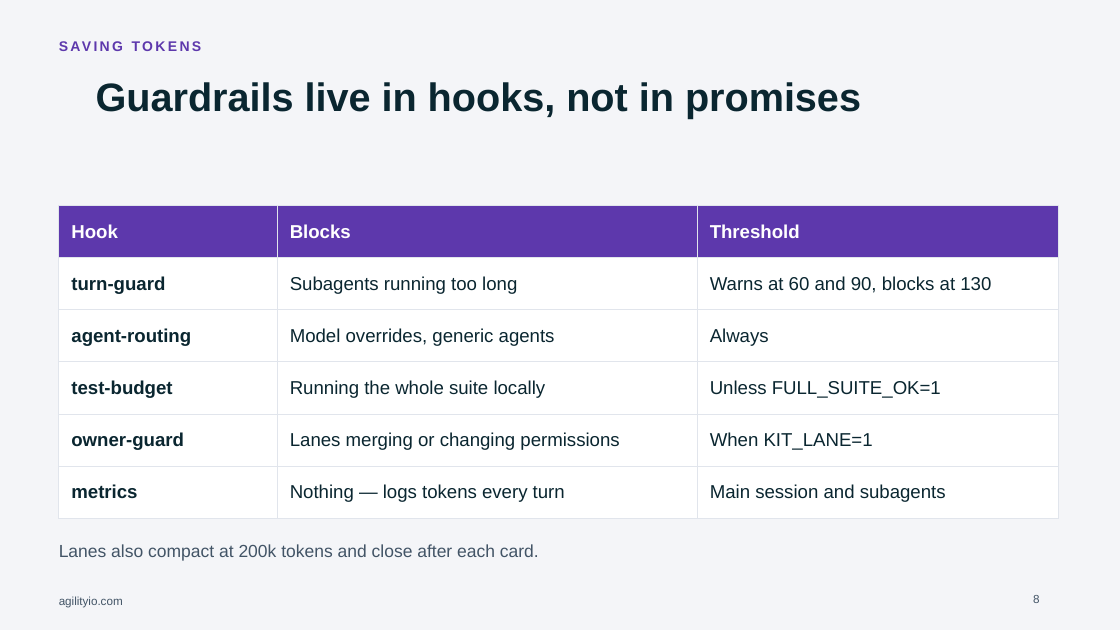
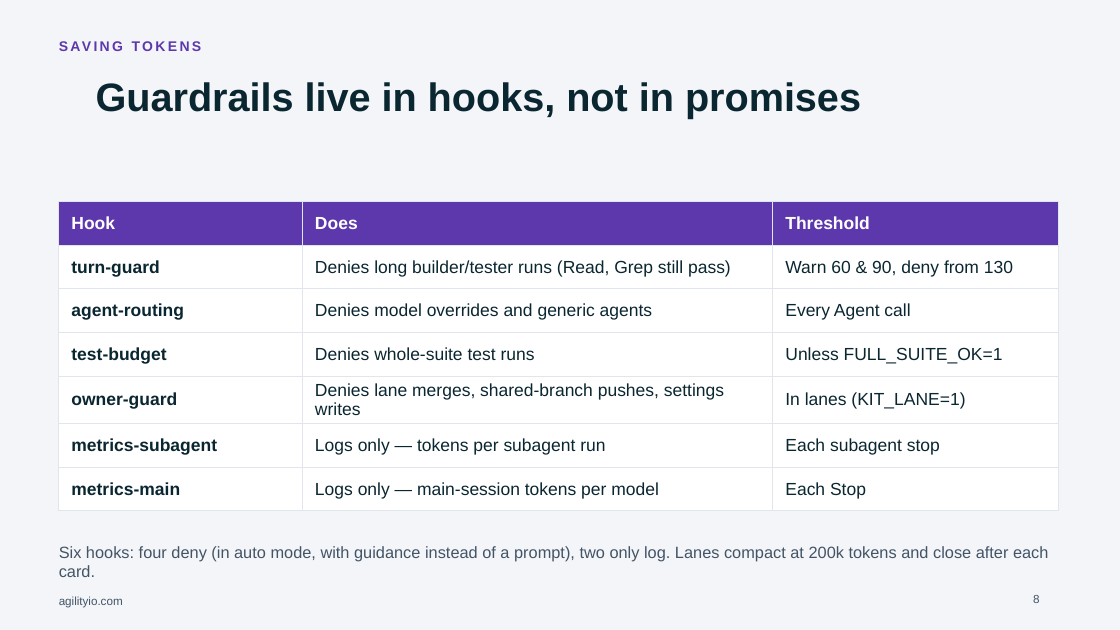
Before and after one commit to trungungtoan-agilityio/AgiAgentKit, a slide deck: slide 8 of docs/talk/Session-Superadvisor-AgilityIO.pptx. Drawn at 1120x630 pixels with LibreOffice and Linux fonts; fonts in the diff are those of the drawing; background and template pictures are left out. Boxes give left, top, right and bottom in pixels: in the first picture for what was removed or moved away, otherwise in the second. Text is boxed around its words. In the diff, an @@ line names an element or a change of style, - is before the commit and + after.

```diff
--- a/docs/talk/Session-Superadvisor-AgilityIO.pptx
+++ b/docs/talk/Session-Superadvisor-AgilityIO.pptx
@@ table at [59, 202, 1059, 503] @@
-row 1: Hook | Blocks | Threshold
-row 2: turn-guard | Subagents running too long | Warns at 60 and 90, blocks at 130
-row 3: agent-routing | Model overrides, generic agents | Always
-row 4: test-budget | Running the whole suite locally | Unless FULL_SUITE_OK=1
-row 5: owner-guard | Lanes merging or changing permissions | When KIT_LANE=1
-row 6: metrics | Nothing — logs tokens every turn | Main session and subagents
+row 1: Hook | Does | Threshold
+row 2: turn-guard | Denies long builder/tester runs (Read, Grep still pass) | Warn 60 & 90, deny from 130
+row 3: agent-routing | Denies model overrides and generic agents | Every Agent call
+row 4: test-budget | Denies whole-suite test runs | Unless FULL_SUITE_OK=1
+row 5: owner-guard | Denies lane merges, shared-branch pushes, settings writes | In lanes (KIT_LANE=1)
+row 6: metrics-subagent | Logs only — tokens per subagent run | Each subagent stop
+row 7: metrics-main | Logs only — main-session tokens per model | Each Stop
@@ table: place and size @@
-table at [59, 206, 1059, 506]
+table at [59, 202, 1059, 503]
@@ text at [59, 546, 1048, 577]: text changed; size 15 to 14 pt @@
-Lanes also compact at 200k tokens and close after each card.
+Six hooks: four deny (in auto mode, with guidance instead of a prompt), two only log. Lanes compact at 200k tokens and close after each card.
@@ text "Six hooks: four deny (in ..." at [59, 546, 1048, 577]: vertical alignment middle to top @@
```
Also in this commit, not shown: 4 other slides changed, 16 other files.
